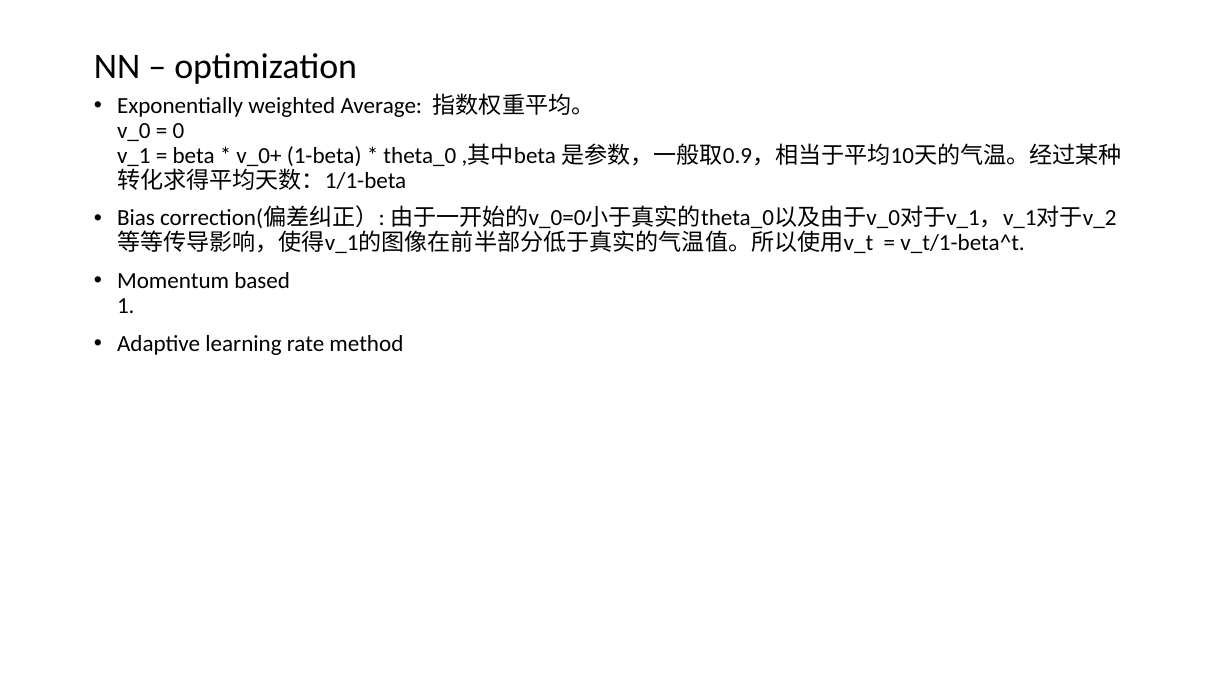
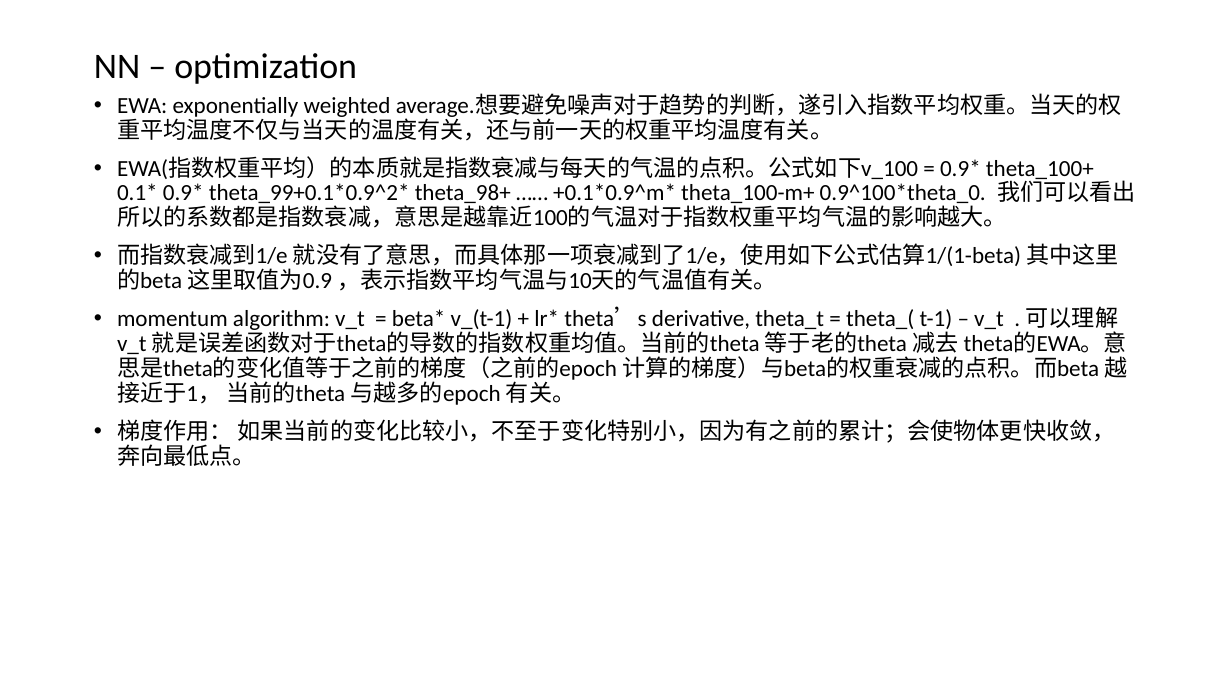
Before and after one commit to wolfog/wolfog_ml, a slide deck: slide 38 of machine_learning.pptx. Drawn at 1232x693 pixels with LibreOffice and Linux fonts; fonts in the diff are those of the drawing. Boxes give left, top, right and bottom in pixels: in the first picture for what was removed or moved away, otherwise in the second. Text is boxed around its words. In the diff, an @@ line names an element or a change of style, - is before the commit and + after.

Commit message:
家里第一次下载，并且修修改

```diff
--- a/machine_learning.pptx
+++ b/machine_learning.pptx
@@ text at [117,93,1136,466]: text changed @@
-• Exponentially weighted Average: 指数权重平均。
-  v_0 = 0
-  v_1 = beta * v_0+ (1-beta) * theta_0 ,其中beta 是参数，一般取0.9，相当于平均10天的气温。经过某种转化求得平均天数：1/1-beta
-• Bias correction(偏差纠正）: 由于一开始的v_0=0小于真实的theta_0以及由于v_0对于v_1，v_1对于v_2等等传导影响，使得v_1的图像在前半部分低于真实的气温值。所以使用v_t = v_t/1-beta^t.
-• Momentum based
-  1.
-• Adaptive learning rate method
+• EWA: exponentially weighted average.想要避免噪声对于趋势的判断，遂引入指数平均权重。当天的权重平均温度不仅与当天的温度有关，还与前一天的权重平均温度有关。
+• EWA(指数权重平均）的本质就是指数衰减与每天的气温的点积。公式如下v_100 = 0.9* theta_100+ 0.1* 0.9* theta_99+0.1*0.9^2* theta_98+ …… +0.1*0.9^m* theta_100-m+ 0.9^100*theta_0. 我们可以看出所以的系数都是指数衰减，意思是越靠近100的气温对于指数权重平均气温的影响越大。
+• 而指数衰减到1/e 就没有了意思，而具体那一项衰减到了1/e，使用如下公式估算1/(1-beta) 其中这里的beta 这里取值为0.9 ，表示指数平均气温与10天的气温值有关。
+• momentum algorithm: v_t = beta* v_(t-1) + lr* theta’s derivative, theta_t = theta_( t-1) – v_t . 可以理解v_t 就是误差函数对于theta的导数的指数权重均值。当前的theta 等于老的theta 减去 theta的EWA。意思是theta的变化值等于之前的梯度（之前的epoch 计算的梯度）与beta的权重衰减的点积。而beta 越接近于1， 当前的theta 与越多的epoch 有关。
+• 梯度作用： 如果当前的变化比较小，不至于变化特别小，因为有之前的累计；会使物体更快收敛，奔向最低点。
```
